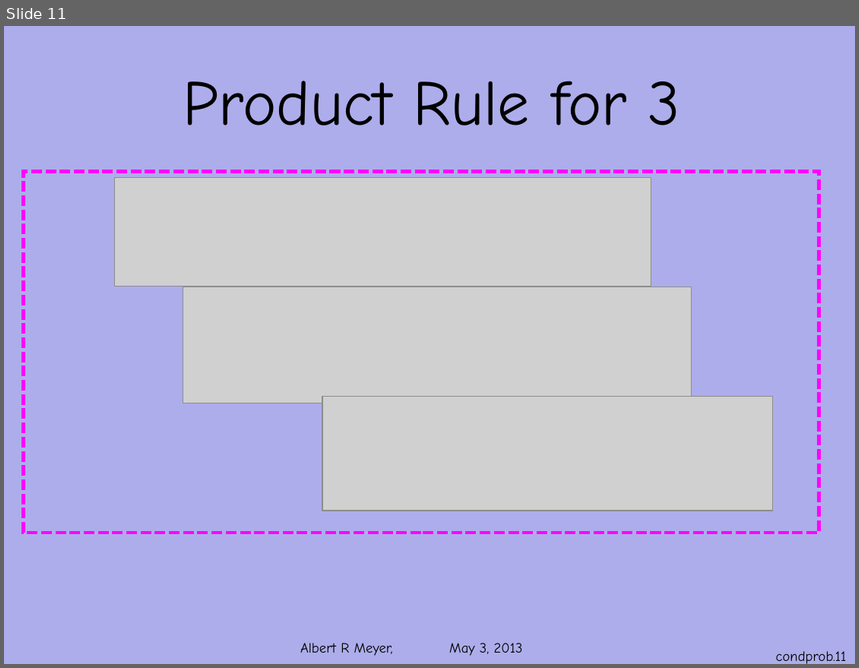
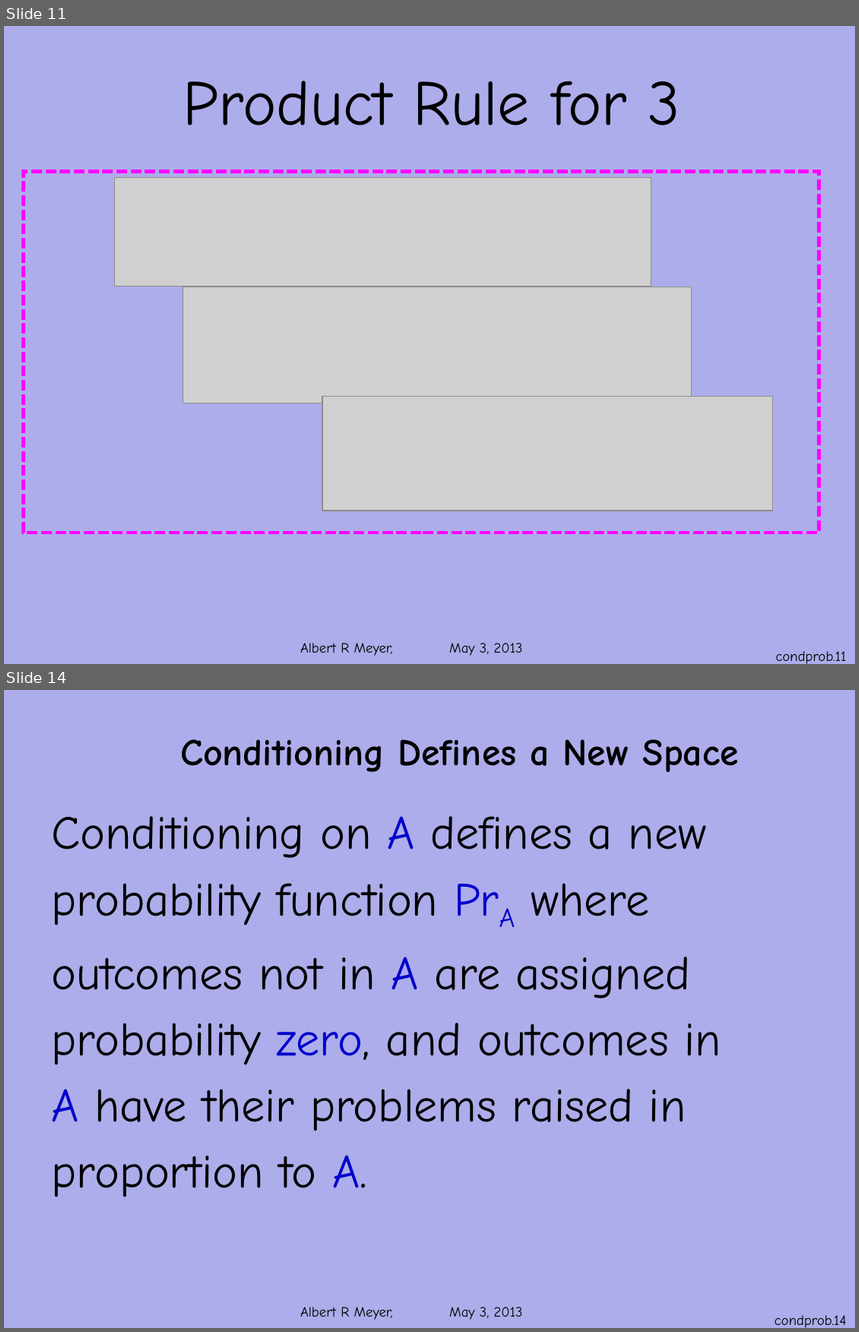
Before and after one commit to armeyer/mcs_web, a slide deck: spring13/slides13/prob-conditional.pptx. Shown one above the other, each under a label of ours: slide 11 before the commit, slides 11 and 14 after it; the slides between them are not shown. The pictures are 859x668 and 859x1332 pixels, drawn with LibreOffice and Linux fonts; fonts in the diff are those of the drawing; grey boxes stand for pictures; background and template pictures are left out. Boxes give left, top, right and bottom in pixels: in the first picture for what was removed or moved away, otherwise in the second. Text is boxed around its words. In the diff, an @@ line names an element or a change of style, - is before the commit and + after.

```diff
--- a/spring13/slides13/prob-conditional.pptx
+++ b/spring13/slides13/prob-conditional.pptx
@@ slide 14 added at (4, 690, 855, 1328), background #ADADEB; not listed: 1 template element that a slide beside it also shows @@
@@ title added at (180, 739, 739, 772), 32 pt, text #000000, bold @@
+Conditioning Defines a New Space
@@ text added at (51, 816, 722, 1198), 40 pt, text #000000 @@
+Conditioning on A defines a new
+probability function PrA where
+outcomes not in A are assigned
+probability zero, and outcomes in
+A have their problems raised in
+proportion to A.
@@ page number added at (775, 1315, 847, 1328), 12 pt, text #000000 @@
+condprob.14
```
Also in this commit, not shown: 3 slides changed, 4 other slides added, 1 other file.
